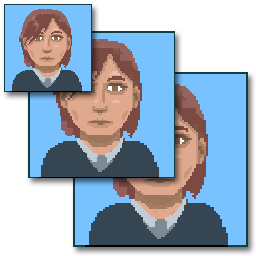
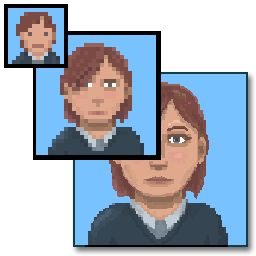
Layers edited between the first and the second 256px x 256px image:
added layer "Layer 8" above "Layer 9" over (4, 4, 68, 68)
added layer "Layer 9" above "Layer 7" over (33, 31, 161, 160)
hid "Layer 6", painted on it over (4, 4, 92, 92)
removed layer "Layer 6 copy 2" over (28, 31, 175, 178)
removed layer "Layer 6 copy" over (73, 72, 228, 245)
added layer "Layer 6 copy 3" over (73, 72, 228, 245)
